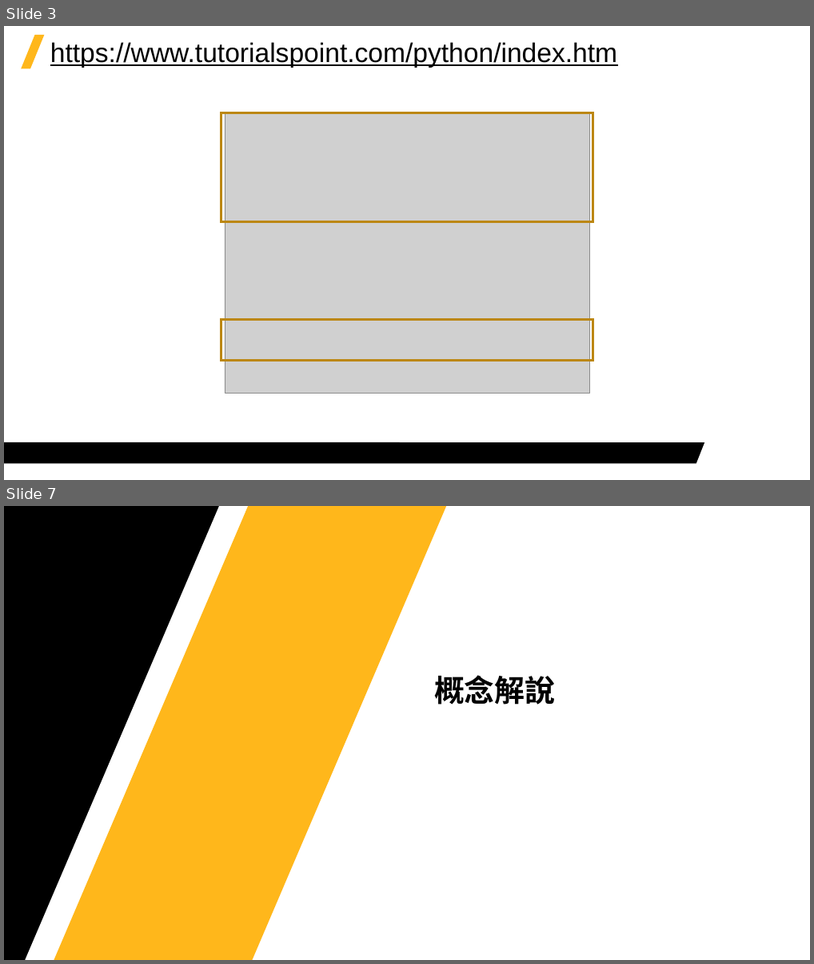
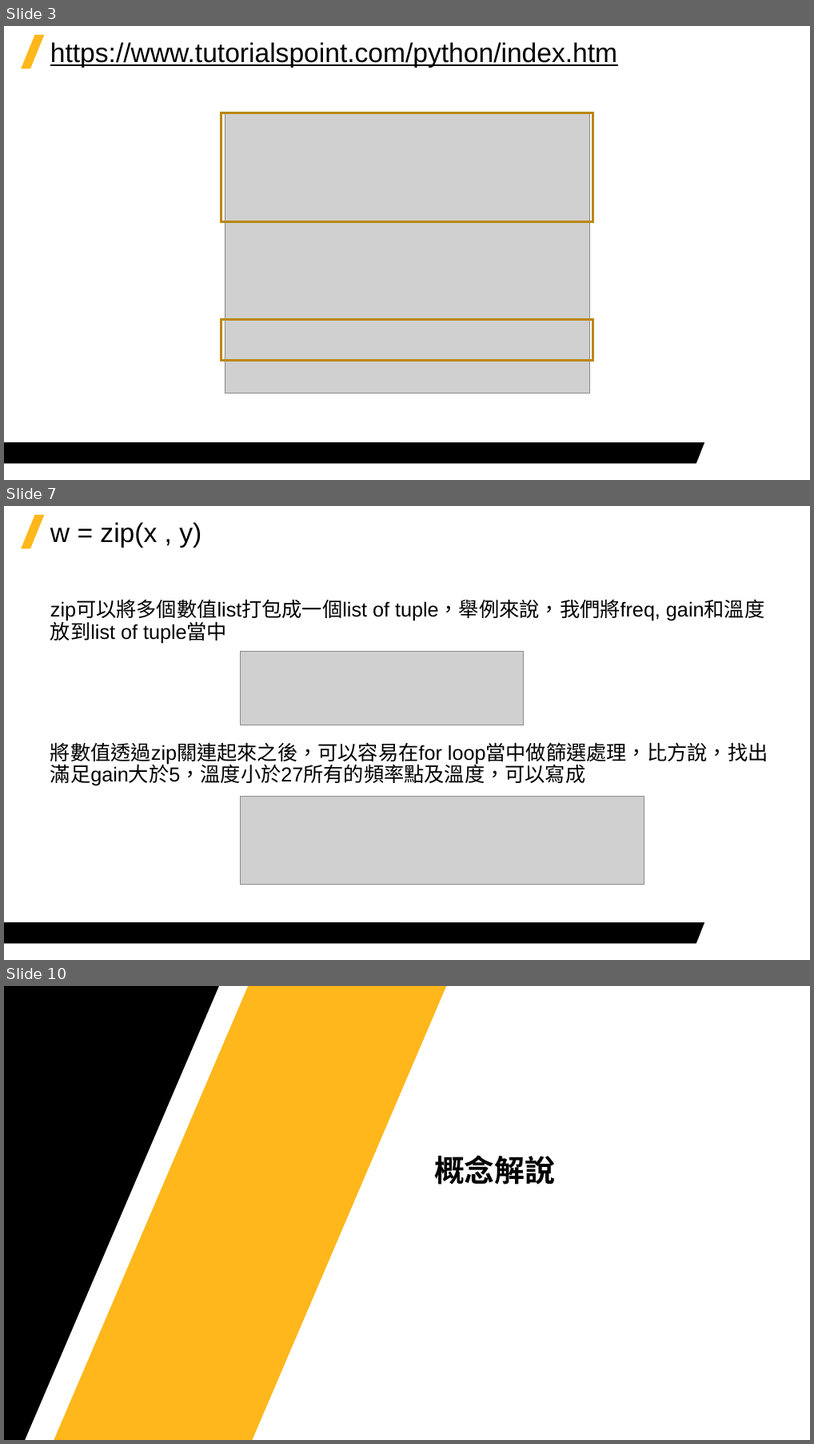
Before and after one commit to Jerrick-cheng/AEDT-Automation-Camp, a slide deck: 上課教材/Week3.pptx. Shown one above the other, each under a label of ours: slides 3 and 7 before the commit, slides 3, 7 and 10 after it; the slides between them are not shown. The pictures are 814x964 and 814x1444 pixels, drawn with LibreOffice and Linux fonts; fonts in the diff are those of the drawing; grey boxes stand for pictures; background and template pictures are left out. Boxes give left, top, right and bottom in pixels: in the first picture for what was removed or moved away, otherwise in the second. Text is boxed around its words. In the diff, an @@ line names an element or a change of style, - is before the commit and + after.

```diff
--- a/上課教材/Week3.pptx
+++ b/上課教材/Week3.pptx
@@ slide 7 added at bbox=[4, 506, 810, 960], background #FFFFFF; not listed: 2 template elements that a slide beside it also shows @@
@@ title added at bbox=[50, 522, 202, 548], 32 pt, text #000000 @@
+w = zip(x , y)
@@ text added at bbox=[50, 600, 768, 786], 24 pt, text #000000 @@
+zip可以將多個數值list打包成一個list of tuple，舉例來說，我們將freq, gain和溫度放到list of tuple當中
+將數值透過zip關連起來之後，可以容易在for loop當中做篩選處理，比方說，找出滿足gain大於5，溫度小於27所有的頻率點及溫度，可以寫成
@@ picture added at bbox=[241, 651, 524, 725] @@
@@ picture added at bbox=[241, 796, 646, 884] @@
@@ what was slide 7 is now slide 10 @@
```
Also in this commit, not shown: 8 slides changed, 2 other slides added, 3 slides removed, 2 other files.
